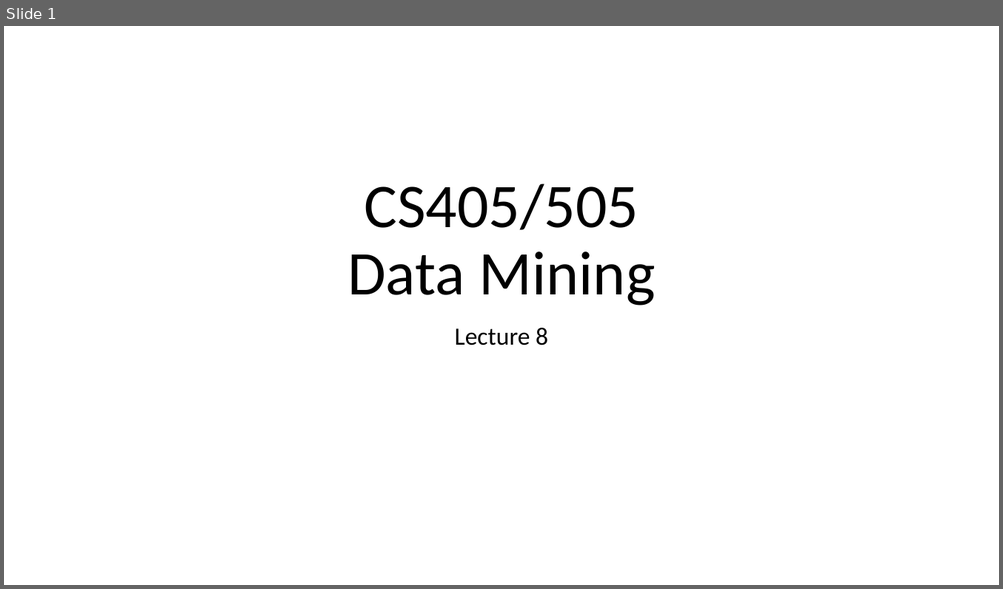
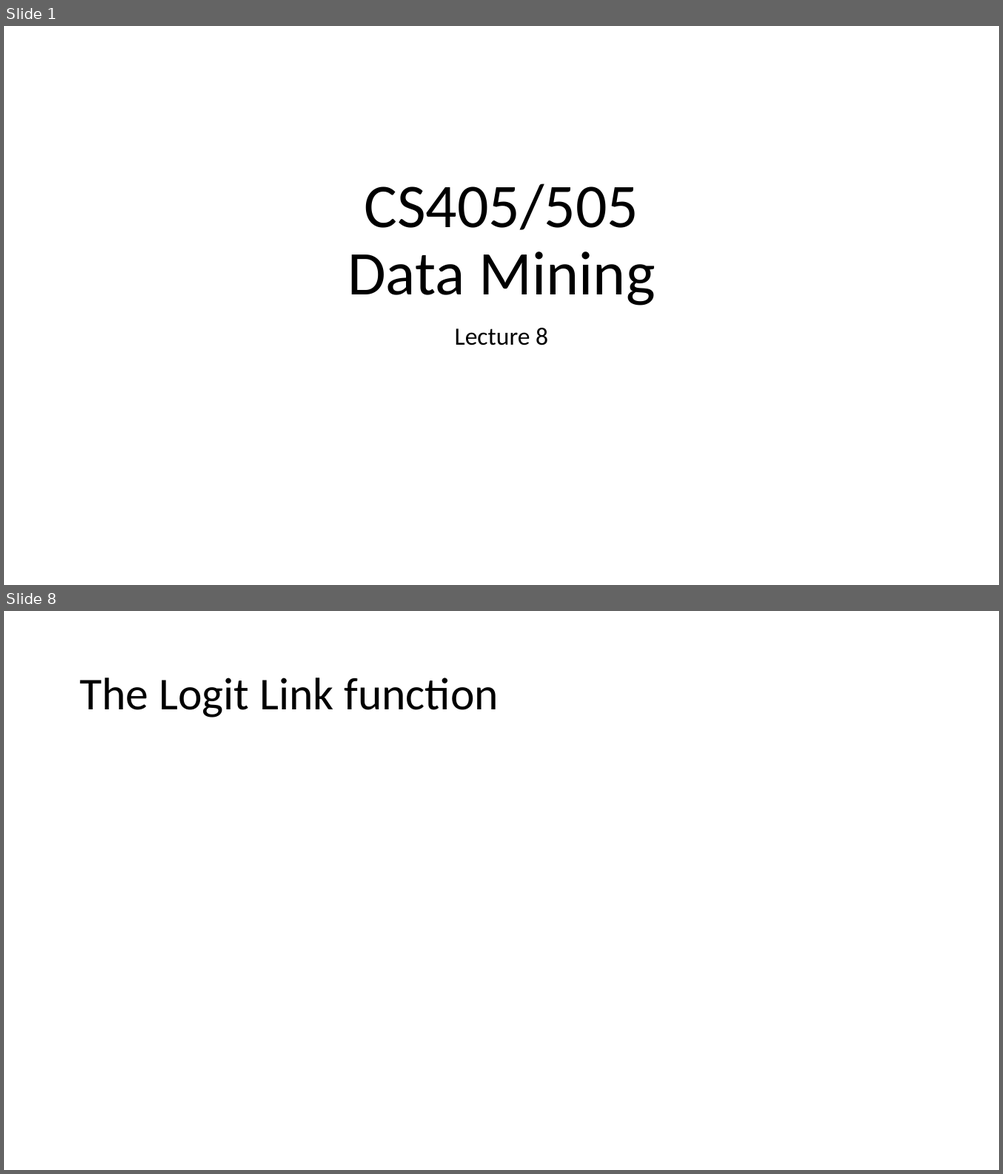
Before and after one commit to russellu/cs405, a slide deck: Lecture_08.pptx. Shown one above the other, each under a label of ours: slide 1 before the commit, slides 1 and 8 after it; the slides between them are not shown. The pictures are 1003x589 and 1003x1174 pixels, drawn with LibreOffice and Linux fonts; fonts in the diff are those of the drawing; grey boxes stand for pictures. Boxes give left, top, right and bottom in pixels: in the first picture for what was removed or moved away, otherwise in the second. Text is boxed around its words. In the diff, an @@ line names an element or a change of style, - is before the commit and + after.

```diff
--- a/Lecture_08.pptx
+++ b/Lecture_08.pptx
@@ slide 8 added at (x1=4, y1=611, x2=999, y2=1170), background #FFFFFF @@
@@ title added at (x1=79, y1=678, x2=498, y2=718), 44 pt, text #000000 @@
+The Logit Link function
```
Also in this commit, not shown: 1 slide changed, 11 other slides added, 1 slide removed.
